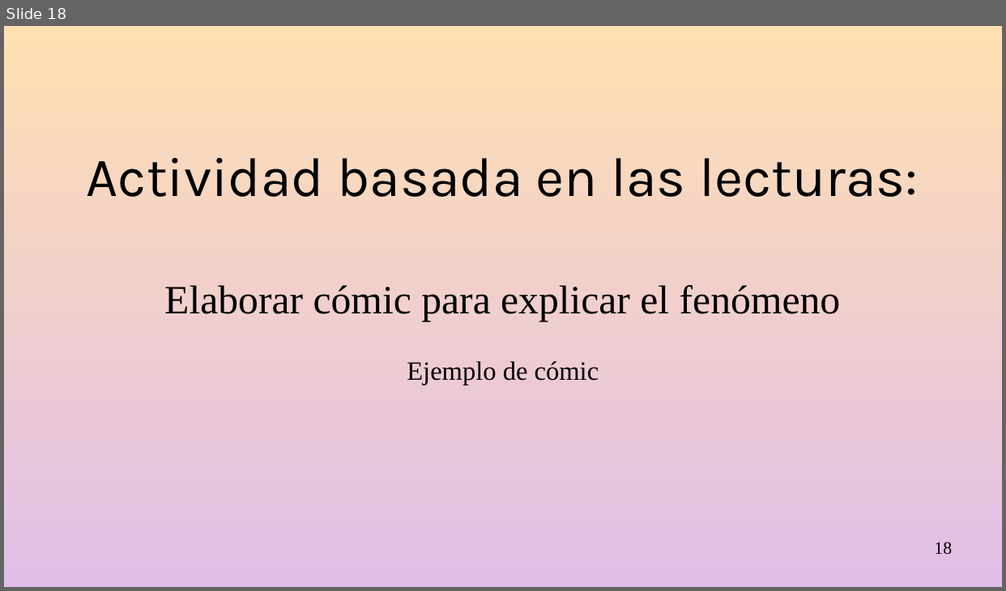
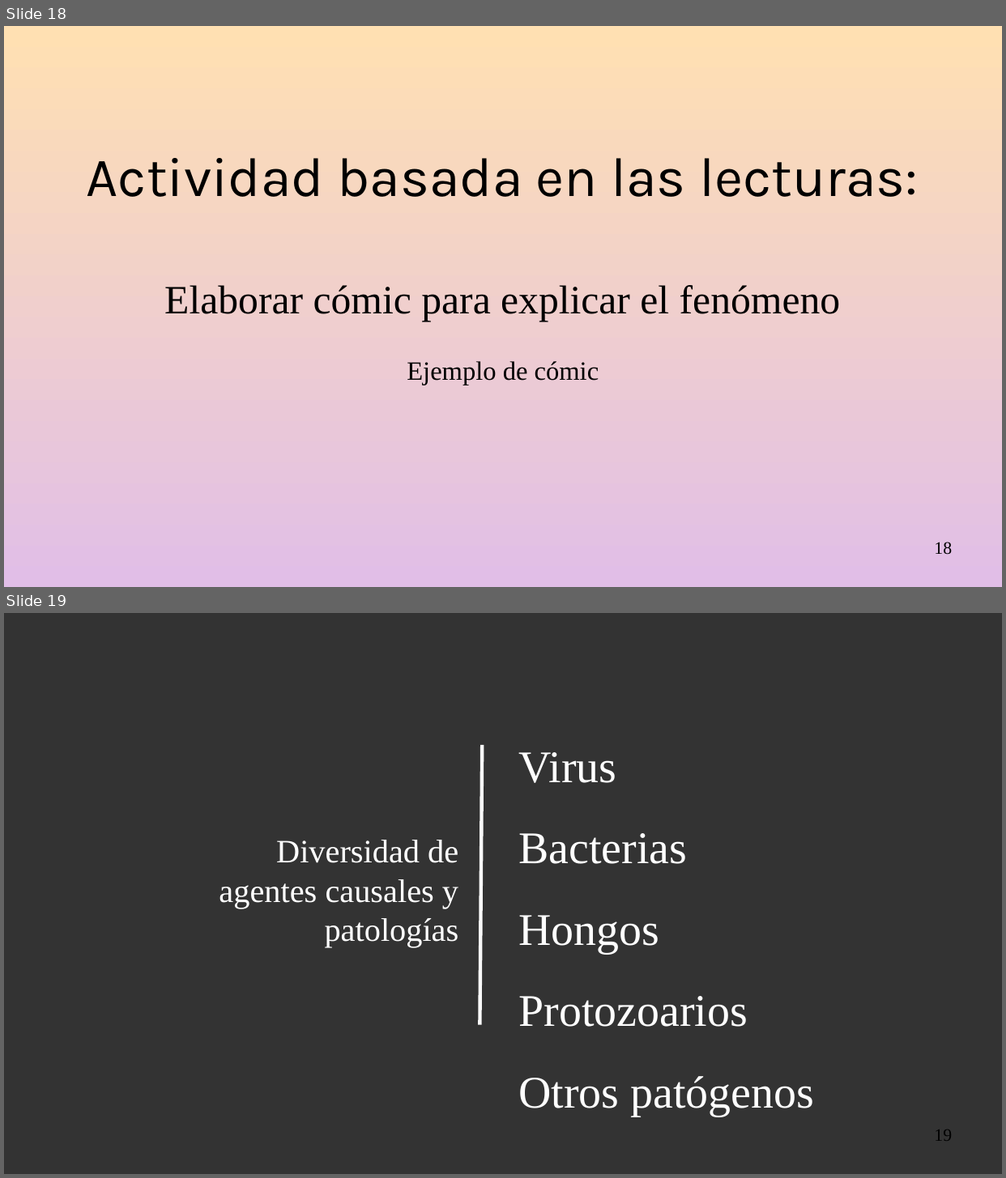
Before and after one commit to gerardommc/Medicina-Cons, a slide deck: Infecciosas.odp. Shown one above the other, each under a label of ours: slide 18 before the commit, slides 18 and 19 after it. The pictures are 1006x591 and 1006x1178 pixels, drawn with LibreOffice and Linux fonts; fonts in the diff are those of the drawing. Boxes give left, top, right and bottom in pixels: in the first picture for what was removed or moved away, otherwise in the second. Text is boxed around its words. In the diff, an @@ line names an element or a change of style, - is before the commit and + after.

```diff
--- a/Infecciosas.odp
+++ b/Infecciosas.odp
@@ slide 19 added at (x1=4, y1=613, x2=1002, y2=1174), background #333333 @@
@@ line added from (482, 745) to (480, 1025), #FAFAFA 2.83 pt @@
@@ text added at (x1=519, y1=752, x2=814, y2=1117), 36 pt, text #FFFFFF @@
+Virus
+Bacterias
+Hongos
+Protozoarios
+Otros patógenos
@@ text added at (x1=219, y1=840, x2=459, y2=948), 26 pt, text #FFFFFF @@
+Diversidad de agentes causales y patologías
@@ page number added at (x1=934, y1=1130, x2=952, y2=1141), 14 pt, text #000000 @@
+19
```
Also in this commit, not shown: 8 other slides added, 9 other files.
